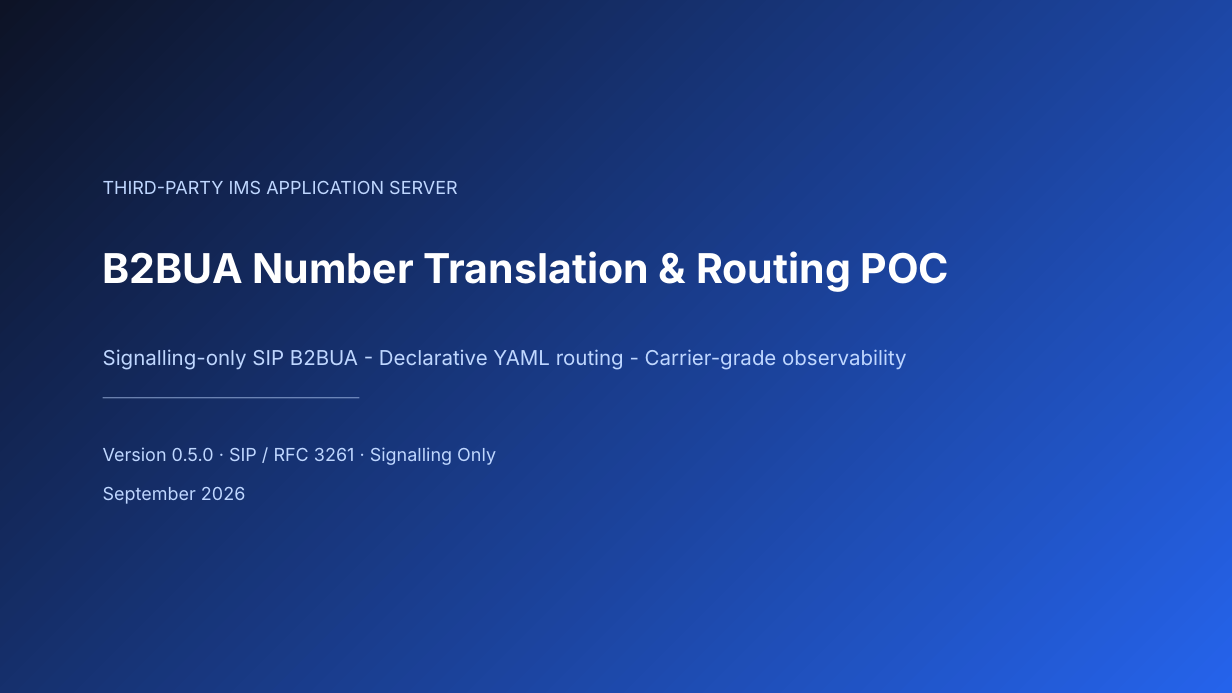
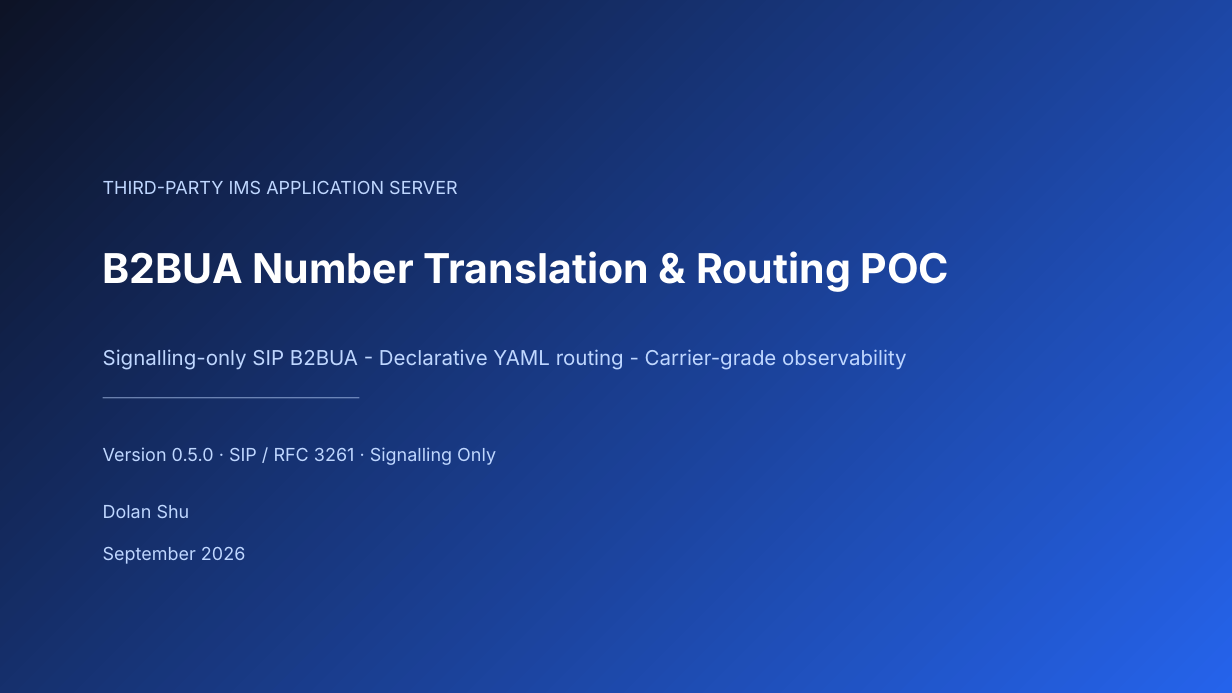
Before and after one commit to dolanshu/3rdparty_AS_POC, a slide deck: slide 1 of docs/3rdPartyAS_Poc_Introduction.pptx. Drawn at 1232x693 pixels with LibreOffice and Linux fonts; fonts in the diff are those of the drawing. Boxes give left, top, right and bottom in pixels: in the first picture for what was removed or moved away, otherwise in the second. Text is boxed around its words. In the diff, an @@ line names an element or a change of style, - is before the commit and + after.

```diff
--- a/docs/3rdPartyAS_Poc_Introduction.pptx
+++ b/docs/3rdPartyAS_Poc_Introduction.pptx
@@ text added at <box>103,505,190,518</box>, 14 pt, text #BFD7FF @@
+Dolan Shu
@@ text "September 2026": place and size @@
-text "September 2026" at <box>103,487,245,504</box>
+text "September 2026" at <box>103,547,245,564</box>
```
Also in this commit, not shown: 5 other files.
